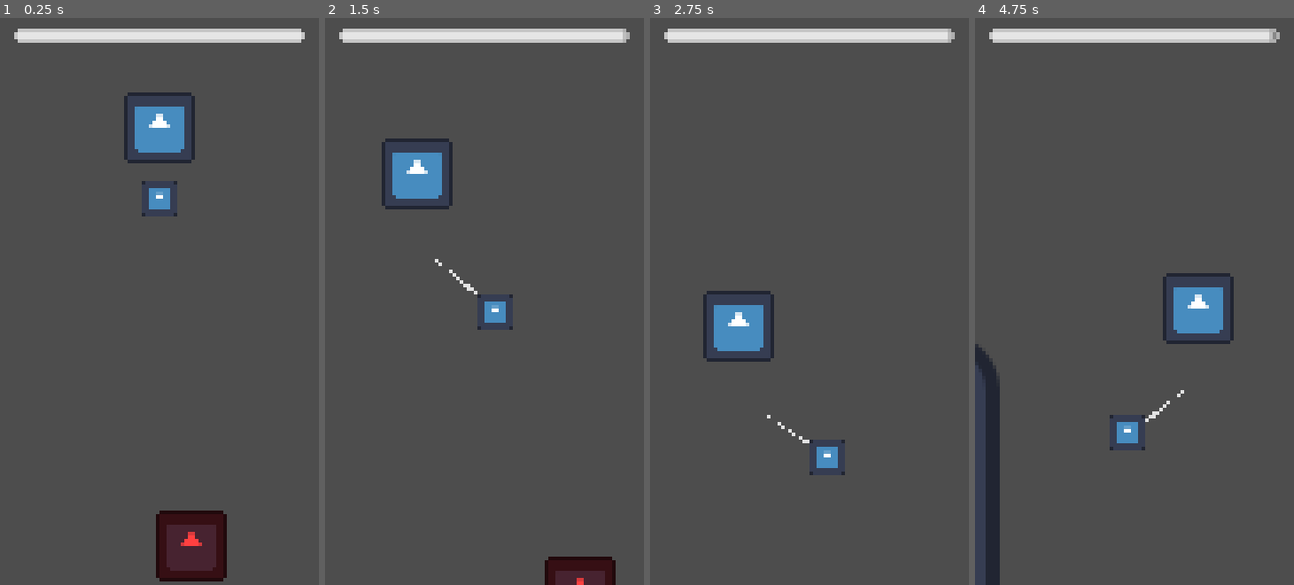
Above: before the commit, frames 1-4 (left to right).
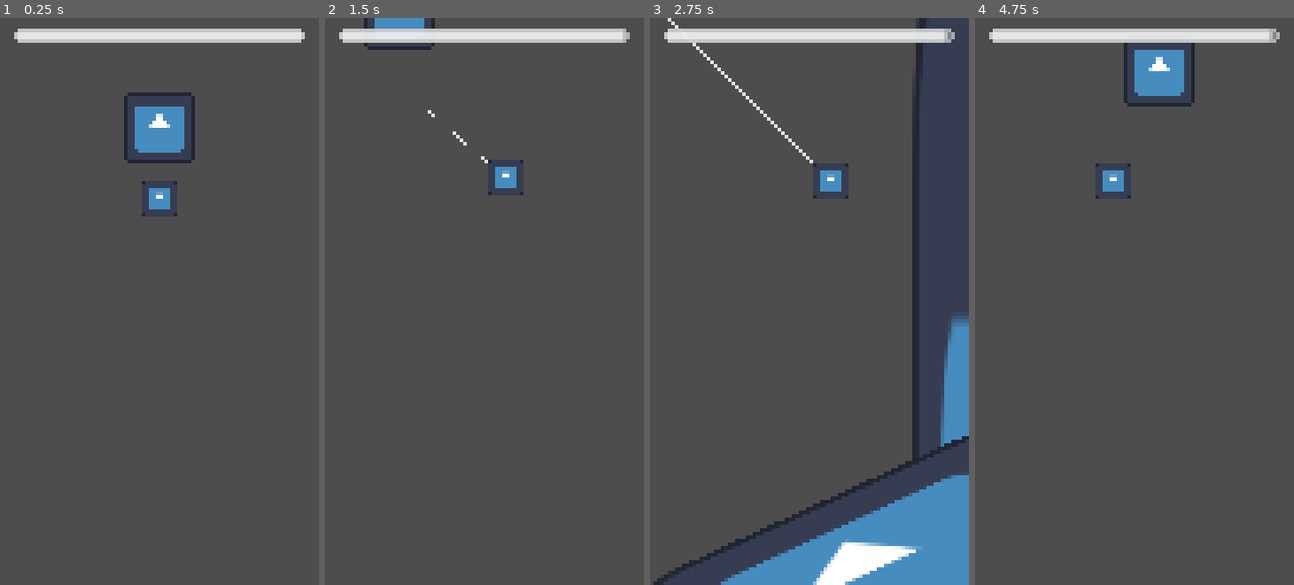
Above: after the commit, the same moments.

Repository: baconsaur/ludum-dare-58
Game: Godot game, scene res://scenes/game.tscn
The game is run twice, just before and just after one commit, with the same random seed, the same clock (stepped at 60 frames per second) and the same inputs. The engine's default icon, where the game draws it, is replaced by a stand-in: a white triangle on a blue panel in a dark square.
Inputs:
- Up to frame 1 (0.25 s): no input
- Up to frame 2 (1.5 s): hold Right (right) 0.53-1.28 s; tap Space (action) at 0.6, 1.35 s; hold S (down, bound only after the commit) from 1.28 s (still down)
- Up to frame 3 (2.75 s): release S (down, bound only after the commit) at 2.03 s; hold Right (right) from 2.03 s (still down); tap Space (action) at 2.1 s
- Up to frame 4 (4.75 s): release Right (right) at 2.78 s; hold W (up, bound only after the commit) 2.78-3.53 s; tap Space (action) at 2.85, 3.6, 4.35 s; hold Left (left) from 3.53 s (still down)

The runs differ from the first frame. In frame 1, 2.8% of the frame differs, in the area x 48-72%, y 86-100%; in frame 2, 4.0%; in frame 3, 15%, in the area x 1-100%, y 0-100%; in frame 4, 5.9%.

Commit message:
Uhhhh lots of things

Diff:
--- a/project.godot
+++ b/project.godot
@@ -65,6 +65,20 @@
 , Object(InputEventJoypadButton,"resource_local_to_scene":false,"resource_name":"","device":-1,"button_index":0,"pressure":0.0,"pressed":true,"script":null)
 ]
 }
+up={
+"deadzone": 0.2,
+"events": [Object(InputEventKey,"resource_local_to_scene":false,"resource_name":"","device":-1,"window_id":0,"alt_pressed":false,"shift_pressed":false,"ctrl_pressed":false,"meta_pressed":false,"pressed":false,"keycode":0,"physical_keycode":87,"key_label":0,"unicode":119,"location":0,"echo":false,"script":null)
+, Object(InputEventKey,"resource_local_to_scene":false,"resource_name":"","device":-1,"window_id":0,"alt_pressed":false,"shift_pressed":false,"ctrl_pressed":false,"meta_pressed":false,"pressed":false,"keycode":0,"physical_keycode":4194320,"key_label":0,"unicode":0,"location":0,"echo":false,"script":null)
+, Object(InputEventJoypadMotion,"resource_local_to_scene":false,"resource_name":"","device":-1,"axis":3,"axis_value":-1.0,"script":null)
+]
+}
+down={
+"deadzone": 0.2,
+"events": [Object(InputEventKey,"resource_local_to_scene":false,"resource_name":"","device":-1,"window_id":0,"alt_pressed":false,"shift_pressed":false,"ctrl_pressed":false,"meta_pressed":false,"pressed":false,"keycode":0,"physical_keycode":83,"key_label":0,"unicode":115,"location":0,"echo":false,"script":null)
+, Object(InputEventKey,"resource_local_to_scene":false,"resource_name":"","device":-1,"window_id":0,"alt_pressed":false,"shift_pressed":false,"ctrl_pressed":false,"meta_pressed":false,"pressed":false,"keycode":0,"physical_keycode":4194322,"key_label":0,"unicode":0,"location":0,"echo":false,"script":null)
+, Object(InputEventJoypadMotion,"resource_local_to_scene":false,"resource_name":"","device":-1,"axis":3,"axis_value":1.0,"script":null)
+]
+}
 
 [rendering]
 
--- a/scenes/fish.tscn
+++ b/scenes/fish.tscn
@@ -7,12 +7,11 @@
 size = Vector2(16, 16)
 
 [sub_resource type="CircleShape2D" id="CircleShape2D_8g0i4"]
-radius = 24.63
+radius = 40.012497
 
 [node name="Fish" type="CharacterBody2D" groups=["catchable", "fish"]]
 modulate = Color(1, 0.25, 0.25, 1)
 collision_layer = 3
-motion_mode = 1
 script = ExtResource("1_n6yr6")
 
 [node name="CollisionShape2D" type="CollisionShape2D" parent="." groups=["catchable", "fish"]]
@@ -22,9 +21,10 @@
 scale = Vector2(0.15625, 0.15625)
 texture = ExtResource("2_8g0i4")
 
-[node name="detection_range" type="Area2D" parent="."]
+[node name="DetectionZone" type="Area2D" parent="."]
+collision_mask = 3
 
-[node name="CollisionShape2D" type="CollisionShape2D" parent="detection_range"]
+[node name="CollisionShape2D" type="CollisionShape2D" parent="DetectionZone"]
 shape = SubResource("CircleShape2D_8g0i4")
 
-[connection signal="body_entered" from="detection_range" to="." method="_on_detection_range_entered"]
+[connection signal="body_entered" from="DetectionZone" to="." method="_on_detection_range_entered"]
--- a/scenes/game.tscn
+++ b/scenes/game.tscn
@@ -35,32 +35,52 @@
 show_percentage = false
 
 [node name="Fish" parent="." instance=ExtResource("4_lbhrr")]
-position = Vector2(157, 132)
+position = Vector2(96, 367)
 
 [node name="Terrain" parent="." instance=ExtResource("5_iywne")]
-position = Vector2(36, 85)
+position = Vector2(45.000004, 323)
+scale = Vector2(0.39999998, 4.6400003)
+
+[node name="Terrain5" parent="." instance=ExtResource("5_iywne")]
+position = Vector2(269, 323)
+scale = Vector2(0.39999998, 4.6400003)
 
 [node name="Terrain2" parent="." instance=ExtResource("5_iywne")]
-position = Vector2(292, 210)
+position = Vector2(168, 678)
+scale = Vector2(4.181698, 1.0405406)
 
 [node name="Terrain3" parent="." instance=ExtResource("5_iywne")]
-position = Vector2(34, 335)
+position = Vector2(227.99998, 209.00006)
+rotation = -0.42848608
+scale = Vector2(0.94169736, 0.36054057)
+
+[node name="Terrain6" parent="." instance=ExtResource("5_iywne")]
+position = Vector2(106.99999, 418.00003)
+rotation = -0.020541444
+scale = Vector2(0.5540521, 0.14942732)
 
 [node name="Terrain4" parent="." instance=ExtResource("5_iywne")]
-position = Vector2(251, 428)
+position = Vector2(77, 238)
+rotation = 0.35414013
+scale = Vector2(0.94169736, 0.36054057)
 
 [node name="Item" parent="." instance=ExtResource("6_p57ef")]
-position = Vector2(259, 132)
+position = Vector2(114, 597)
+
+[node name="Item5" parent="." instance=ExtResource("6_p57ef")]
+position = Vector2(206, 598)
+
+[node name="Item6" parent="." instance=ExtResource("6_p57ef")]
+position = Vector2(182, 599)
+
+[node name="Item4" parent="." instance=ExtResource("6_p57ef")]
+position = Vector2(119, 397)
 
 [node name="Item2" parent="." instance=ExtResource("6_p57ef")]
-position = Vector2(211, 349)
+position = Vector2(227, 169)
 
 [node name="Item3" parent="." instance=ExtResource("6_p57ef")]
-position = Vector2(233, 354)
+position = Vector2(125, 217)
 
 [node name="Fish2" parent="." instance=ExtResource("4_lbhrr")]
-position = Vector2(211, 229)
-
-[node name="Fish3" parent="." instance=ExtResource("4_lbhrr")]
-position = Vector2(77, 204)
-scale = Vector2(1.0011723, 0.962963)
+position = Vector2(211, 509)
--- a/scenes/item.tscn
+++ b/scenes/item.tscn
@@ -8,6 +8,9 @@
 
 [node name="Item" type="RigidBody2D" groups=["catchable"]]
 modulate = Color(0.525, 1, 0.25, 1)
+collision_layer = 2
+collision_mask = 3
+gravity_scale = 0.2
 lock_rotation = true
 contact_monitor = true
 max_contacts_reported = 10
--- a/scenes/player.tscn
+++ b/scenes/player.tscn
@@ -1,13 +1,51 @@
-[gd_scene load_steps=5 format=3 uid="uid://c544vis4otiqx"]
+[gd_scene load_steps=8 format=3 uid="uid://c544vis4otiqx"]
 
 [ext_resource type="Script" uid="uid://i8d7v3kbh1e5" path="res://scripts/player_controller.gd" id="1_3vyb7"]
 [ext_resource type="Texture2D" uid="uid://dstft2ogyxgit" path="res://icon.svg" id="2_g2els"]
 
 [sub_resource type="RectangleShape2D" id="RectangleShape2D_3vyb7"]
-size = Vector2(10, 10)
+size = Vector2(6, 6)
 
 [sub_resource type="CircleShape2D" id="CircleShape2D_g2els"]
-radius = 7.0
+radius = 5.0
+
+[sub_resource type="Animation" id="Animation_g2els"]
+resource_name = "shake"
+length = 1.0000042
+step = 0.041666668
+tracks/0/type = "value"
+tracks/0/imported = false
+tracks/0/enabled = true
+tracks/0/path = NodePath("Hook/Catches:position")
+tracks/0/interp = 1
+tracks/0/loop_wrap = true
+tracks/0/keys = {
+"times": PackedFloat32Array(0.041666508, 0.083333194, 0.125, 0.16666667, 0.20833333, 0.25, 0.29166666, 0.33333334, 0.375, 0.4166667, 0.4583333, 0.5, 0.5416667, 0.5776199, 0.6192866, 0.6609532, 0.7083333, 0.74428654, 0.7859533, 0.8276199, 0.8692866, 0.9109532, 0.9526199, 1.0000042),
+"transitions": PackedFloat32Array(0.5, 0.5, 0.5, 0.5, 0.5, 0.5, 0.5, 0.5, 0.5, 0.5, 0.5, 0.5, 0.5, 0.5, 0.5, 0.5, 0.5, 0.5, 0.5, 0.5, 0.5, 0.5, 0.5, 0.5),
+"update": 0,
+"values": [Vector2(0, 10), Vector2(-1, 9), Vector2(1, 10), Vector2(-2, 10), Vector2(1, 10), Vector2(0, 9), Vector2(2, 9), Vector2(-1, 10), Vector2(-3, 10), Vector2(-1, 9), Vector2(2, 10), Vector2(-1, 9), Vector2(1, 9), Vector2(-2, 10), Vector2(1, 11), Vector2(-3, 10), Vector2(0, 10), Vector2(1, 9), Vector2(-2, 10), Vector2(0, 9), Vector2(2, 9), Vector2(-2, 10), Vector2(1, 10), Vector2(0, 10)]
+}
+
+[sub_resource type="Animation" id="Animation_qhqgy"]
+length = 0.001
+tracks/0/type = "value"
+tracks/0/imported = false
+tracks/0/enabled = true
+tracks/0/path = NodePath("Hook/Catches:position")
+tracks/0/interp = 1
+tracks/0/loop_wrap = true
+tracks/0/keys = {
+"times": PackedFloat32Array(0),
+"transitions": PackedFloat32Array(1),
+"update": 0,
+"values": [Vector2(0, 10)]
+}
+
+[sub_resource type="AnimationLibrary" id="AnimationLibrary_dqkch"]
+_data = {
+&"RESET": SubResource("Animation_qhqgy"),
+&"shake": SubResource("Animation_g2els")
+}
 
 [node name="Player" type="Node2D"]
 script = ExtResource("1_3vyb7")
@@ -39,6 +77,7 @@
 position = Vector2(0, 10)
 
 [node name="CatchRadius" type="Area2D" parent="Hook"]
+collision_mask = 3
 
 [node name="CollisionShape2D" type="CollisionShape2D" parent="Hook/CatchRadius"]
 shape = SubResource("CircleShape2D_g2els")
@@ -55,3 +94,10 @@
 
 [node name="Collection" type="Node2D" parent="."]
 position = Vector2(39, -12)
+
+[node name="AnimationPlayer" type="AnimationPlayer" parent="."]
+libraries = {
+&"": SubResource("AnimationLibrary_dqkch")
+}
+
+[connection signal="body_entered" from="Hook/CatchRadius" to="." method="_on_catch_radius_body_entered"]
--- a/scenes/terrain.tscn
+++ b/scenes/terrain.tscn
@@ -10,6 +10,7 @@
 
 [node name="Terrain" type="StaticBody2D"]
 collision_layer = 3
+collision_mask = 3
 physics_material_override = SubResource("PhysicsMaterial_b0j75")
 
 [node name="CollisionShape2D" type="CollisionShape2D" parent="."]
--- a/scripts/fish_controller.gd
+++ b/scripts/fish_controller.gd
@@ -1,16 +1,29 @@
 extends CharacterBody2D
+
+signal dropped
+
 enum State {
 	IDLE,
 	ALERT,
 	HOOKED,
 }
 
-@export var idle_speed: float = 30.0
+@export var idle_speed: float = 15.0
+@export var alert_speed: float = 30.0
 @export var patrol_range: float = 50.0
+@export var max_alert_distance: float = 40.0
+@export var max_stamina: int = 3
+@export var drop_offset: Vector2 = Vector2(0, 10.0)
 
 var state: State = State.IDLE
 var origin: Vector2 = Vector2.ZERO
 var x_direction: int = 1
+var target: Node2D
+var stamina: int = max_stamina
+
+@onready var parent: Node2D = get_parent()
+@onready var body_collider: CollisionShape2D = $CollisionShape2D
+@onready var detect_collider: CollisionShape2D = $DetectionZone/CollisionShape2D
 
 func _ready() -> void:
 	origin = position
@@ -18,7 +31,11 @@
 func _physics_process(delta: float) -> void:
 	move(delta)
 
-func move(_delta):
+func move(delta):
+	if state == State.ALERT:
+		pursue(delta)
+		return
+
 	if state != State.IDLE:
 		return
 
@@ -32,18 +49,52 @@
 	if collided:
 		x_direction *= -1
 
+func pursue(delta):
+	if state != State.ALERT:
+		return
+	elif not target:
+		set_state(State.IDLE)
+
+	global_position = global_position.move_toward(target.global_position, alert_speed * delta)
+	if global_position.distance_to(target.global_position) > max_alert_distance:
+		set_state(State.IDLE)
+
 func alert():
-	if state != State.IDLE:
+	if state != State.IDLE or not target:
 		return
 	set_state(State.ALERT)
 
 func hook(catch_zone):
-	get_parent().remove_child(self)
+	body_collider.set_deferred("disabled", true)
+	detect_collider.set_deferred("disabled", true)
+
+	parent.remove_child(self)
 	catch_zone.add_child(self)
 	global_position = catch_zone.global_position
 	if state not in [State.IDLE, State.ALERT]:
 		return
 	set_state(State.HOOKED)
+
+func shake():
+	stamina -= 1
+	if stamina <= 0:
+		drop()
+
+func drop():
+	target = null
+	stamina = max_stamina
+	set_state(State.IDLE)
+
+	var drop_position = global_position + drop_offset
+	get_parent().remove_child(self)
+	parent.add_child(self)
+	global_position = drop_position
+
+	emit_signal("dropped")
+
+	await get_tree().create_timer(1.0).timeout
+	body_collider.set_deferred("disabled", false)
+	detect_collider.set_deferred("disabled", false)
 
 func attack():
 	pass
@@ -58,6 +109,5 @@
 func _on_detection_range_entered(body: Node2D) -> void:
 	if body.name != "Hook":
 		return
-	var player: Node2D = body.get_parent()
-	player.hook_item(self)
-	set_state(State.HOOKED)
+	target = body
+	alert()
--- a/scripts/item.gd
+++ b/scripts/item.gd
@@ -1,21 +1,40 @@
 extends RigidBody2D
+
+signal dropped
+
+@export var drop_chance = 0.2
+@export var drop_offset: Vector2 = Vector2(0, 10.0)
+
+var hooked: bool = false
 
 @onready var original_parent = get_parent()
 
+func _ready() -> void:
+	randomize()
+
 func hook(catch_zone):
+	if hooked:
+		return
+
 	original_parent.remove_child(self)
 	catch_zone.add_child(self)
 	freeze = true
+	hooked = true
 	global_position = catch_zone.global_position
 
+func shake():
+	if randf_range(0, 1) < drop_chance:
+		drop()
+
 func drop():
+	if not hooked:
+		return
 	get_parent().remove_child(self)
 	original_parent.add_child(self)
-	position = Vector2.ZERO
+	global_position = global_position + drop_offset
+
+	hooked = false
+	emit_signal("dropped")
+
+	await get_tree().create_timer(1.0).timeout
 	freeze = false
-
-func _on_body_entered(body: Node) -> void:
-	if body.name != "Hook":
-		return
-	var player: Node2D = body.get_parent()
-	player.hook_item(self)
--- a/scripts/player_controller.gd
+++ b/scripts/player_controller.gd
@@ -10,7 +10,7 @@
 }
 
 @export var ascend_speed: Vector2 = Vector2(40.0, -30.0)
-@export var descend_speed: Vector2 = Vector2(30.0, 25.0)
+@export var descend_speed: Vector2 = Vector2(35.0, 30.0)
 @export var hook_origin: Vector2 = Vector2.ZERO
 @export var camera_offset: int = 40
 @export var max_depth: int = 200
@@ -26,6 +26,7 @@
 @onready var collection = $Collection
 @onready var camera = $Hook/Camera2D
 @onready var line: Line2D = $Line
+@onready var animation_player: AnimationPlayer = $AnimationPlayer
 
 func _ready() -> void:
 	hook.position = hook_origin
@@ -37,6 +38,17 @@
 func _process(_delta: float) -> void:
 	if Input.is_action_just_pressed("action"):
 		take_action()
+		return
+
+	if fish_on_hook:
+		return
+
+	if Input.is_action_just_pressed("up") and state == State.DESCENDING:
+		reel()
+	if Input.is_action_just_pressed("down") and state == State.ASCENDING:
+		hook.velocity = Vector2.ZERO
+		camera.position.y = -camera_offset
+		set_state(State.DESCENDING)
 
 func _physics_process(delta: float) -> void:
 	move_hook(delta)
@@ -46,12 +58,8 @@
 		return
 	elif state == State.IDLE:
 		cast()
-	elif state == State.DESCENDING:
-		reel()
 	elif fish_on_hook:
 		shake()
-	elif state == State.ASCENDING:
-		set_state(State.DESCENDING)
 
 func cast():
 	if state != State.IDLE or energy <= 0:
@@ -62,9 +70,17 @@
 	if state not in [State.DESCENDING, State.ASCENDING]:
 		return
 
+	var y_direction = Input.get_axis("up", "down")
 	var speed = descend_speed
 	if state == State.ASCENDING:
-		speed = ascend_speed
+		if fish_on_hook:
+			speed = ascend_speed / 2
+		elif y_direction < 0:
+			speed = ascend_speed + (ascend_speed * abs(y_direction) * 2)
+		else:
+			speed = ascend_speed
+	#if state == State.DESCENDING and y_direction > 0:
+		#speed = descend_speed + (descend_speed * y_direction * 2)
 
 	var x_direction = Input.get_axis("left", "right")
 	if x_direction:
@@ -97,10 +113,21 @@
 		set_state(State.ASCENDING)
 
 func hook_item(item: Node2D):
+	if item in catches.get_children():
+		return
+
+	if not item.is_connected("dropped", lost_item.bind(item)):
+		item.connect("dropped", lost_item.bind(item), CONNECT_DEFERRED)
+
 	item.call_deferred("hook", catches)
 	if item.is_in_group("fish"):
 		fish_on_hook = true
 		reel()
+
+func drop_item(item):
+	if item not in catches.get_children():
+		return
+	item.drop()
 
 func reel():
 	if state != State.DESCENDING:
@@ -113,8 +140,10 @@
 func shake():
 	if state != State.ASCENDING:
 		return
-	# TODO
+	animation_player.play("shake")
 	spend_energy(shake_cost)
+	for item in catches.get_children():
+		item.shake()
 
 func catch():
 	camera.position.y = camera_offset
@@ -122,6 +151,17 @@
 	hook.velocity = Vector2.ZERO
 	fish_on_hook = false
 	call_deferred('process_catches')
+
+func lost_item(item: Node2D):
+	item.disconnect("dropped", lost_item)
+
+	if not fish_on_hook:
+		return
+
+	for child in catches.get_children():
+		if child.is_in_group("fish"):
+			return
+	fish_on_hook = false
 
 func cooldown(seconds, next_state: State=state):
 	set_state(State.COOLDOWN)
@@ -145,6 +185,9 @@
 			item.global_position = collection.global_position
 
 func set_state(new_state):
-	print_debug(new_state)
 	# TODO exit/enter transitions
 	state = new_state
+
+func _on_catch_radius_body_entered(body: Node2D) -> void:
+	if body.is_in_group("catchable"):
+		hook_item(body)
